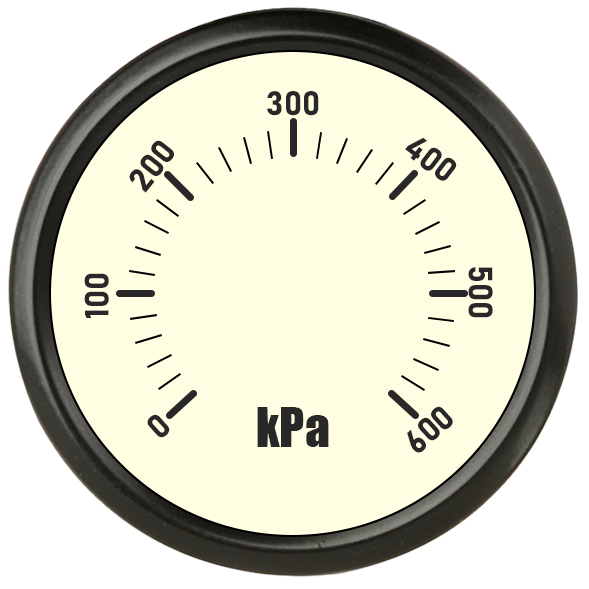
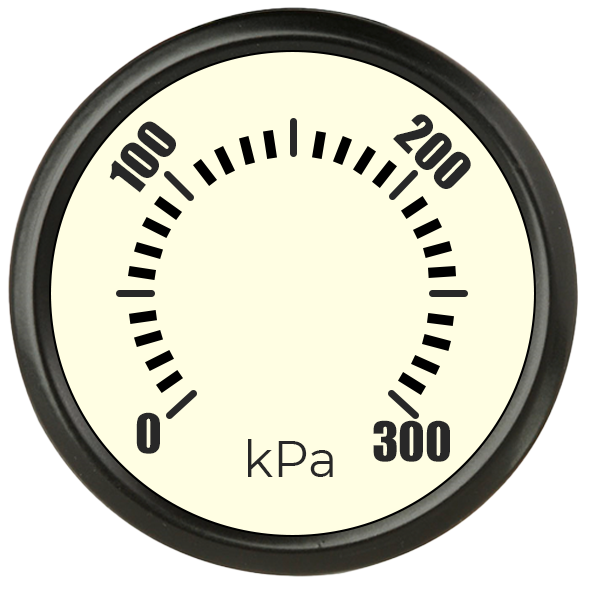
Revision of a layered 589×589 image; what changed, layer by layer:
painted on "kPa" over [248, 407, 333, 477]
hid "400" (2nd of 2, in "Group 1" › "Text") over [405, 137, 457, 181]
hid "300" (2nd of 3, in "Group 1" › "Text") over [267, 91, 319, 116]
painted on "0" (2nd of 2, in "Group 1" › "Text") over [136, 412, 170, 454]
hid "600" over [407, 406, 453, 453]
added layer "300" (3rd of 3, in "Group 1" › "Text") in group "Text" over [373, 420, 450, 462]
added layer "200" (2nd of 2, in "Group 1" › "Text") in group "Text" over [393, 114, 471, 189]
renamed "200" to "100", painted on it over [109, 121, 176, 193]
hid "500" (2nd of 2, in "Group 1" › "Text") over [468, 267, 493, 318]
painted on "100" (3rd of 3, in "Group 1" › "Text") over [84, 273, 109, 318]
painted on "Line 1" (1st of 24, in "Group 1" › "Lines") over [372, 160, 397, 188]
painted on "Line 1" (2nd of 24, in "Group 1" › "Lines") over [353, 146, 376, 175]
painted on "Line 1" (3rd of 24, in "Group 1" › "Lines") over [333, 136, 352, 165]
painted on "Line 1" (7th of 24, in "Group 1" › "Lines") over [214, 146, 235, 175]
painted on "Line 1" (8th of 24, in "Group 1" › "Lines") over [193, 159, 217, 186]
painted on "Line 1" (11th of 24, in "Group 1" › "Lines") over [413, 218, 442, 239]
painted on "Line 1" (12th of 24, in "Group 1" › "Lines") over [401, 196, 428, 219]
painted on "Line 1" (13th of 24, in "Group 1" › "Lines") over [154, 196, 182, 220]
painted on "Line 1" (14th of 24, in "Group 1" › "Lines") over [142, 217, 171, 238]
painted on "Line 1" (17th of 24, in "Group 1" › "Lines") over [398, 372, 426, 395]
painted on "Line 1" (18th of 24, in "Group 1" › "Lines") over [411, 355, 440, 375]
painted on "Line 1" (23rd of 24, in "Group 1" › "Lines") over [145, 350, 174, 371]
painted on "Line 1" (24th of 24, in "Group 1" › "Lines") over [156, 370, 183, 393]
hid "Ellipse 2" over [156, 159, 427, 430]
…and 11 more changes (11 painted)
